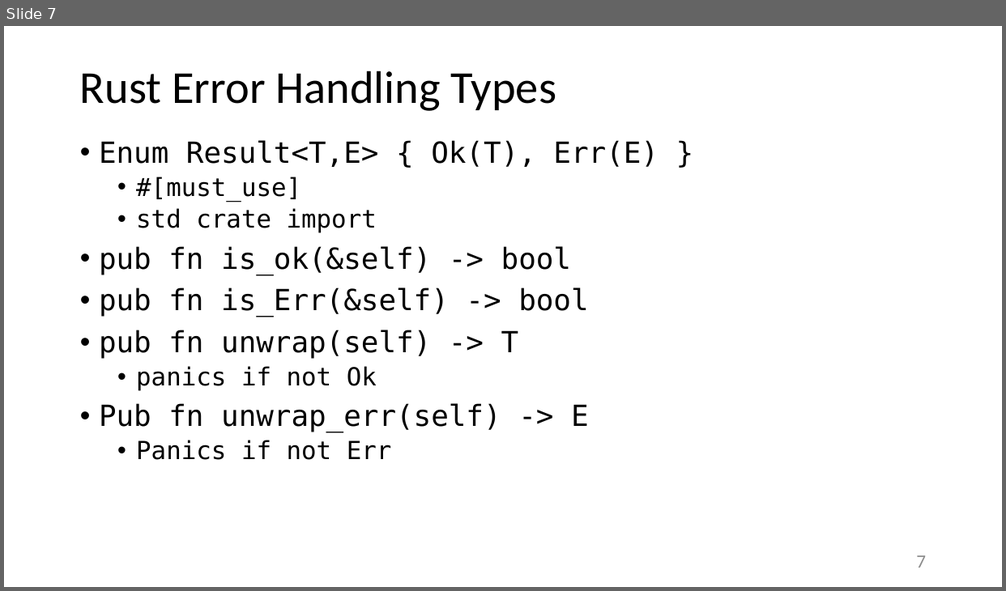
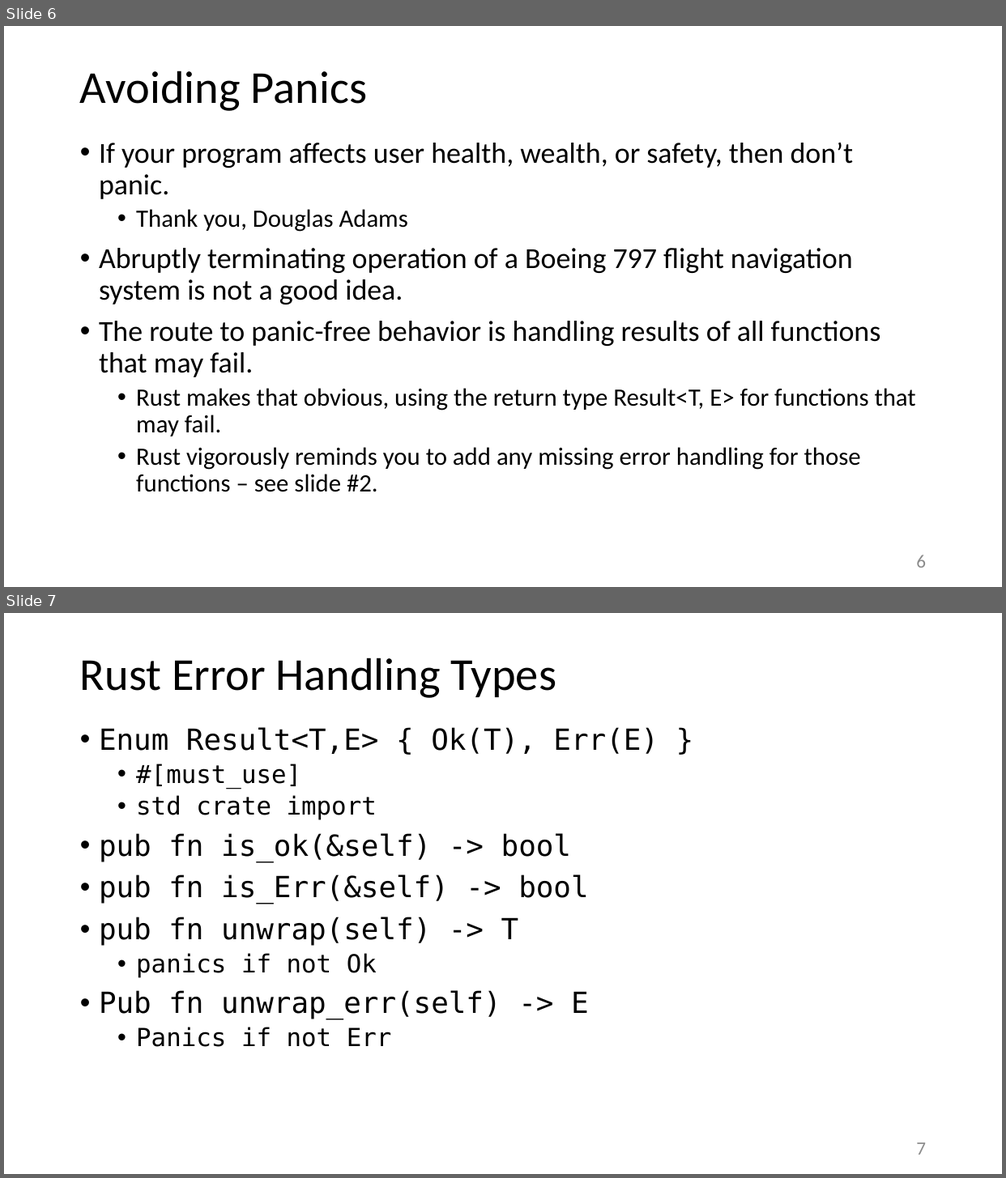
Before and after one commit to JimFawcett/JimFawcett.github.io, a slide deck: Resources/RustErrorHandling.pptx. Shown one above the other, each under a label of ours: slide 7 before the commit, slides 6 and 7 after it. The pictures are 1006x591 and 1006x1178 pixels, drawn with LibreOffice and Linux fonts; fonts in the diff are those of the drawing. Boxes give left, top, right and bottom in pixels: in the first picture for what was removed or moved away, otherwise in the second. Text is boxed around its words. In the diff, an @@ line names an element or a change of style, - is before the commit and + after.

```diff
--- a/Resources/RustErrorHandling.pptx
+++ b/Resources/RustErrorHandling.pptx
@@ slide 6 added at (x1=4, y1=26, x2=1002, y2=587), background #FFFFFF @@
@@ title added at (x1=80, y1=71, x2=368, y2=111), 44 pt, text #000000 @@
+Avoiding Panics
@@ text added at (x1=99, y1=143, x2=916, y2=493), 28 pt, text #000000 @@
+• If your program affects user health, wealth, or safety, then don’t panic.
+  • Thank you, Douglas Adams
+• Abruptly terminating operation of a Boeing 797 flight navigation system is not a good idea.
+• The route to panic-free behavior is handling results of all functions that may fail.
+  • Rust makes that obvious, using the return type Result<T, E> for functions that may fail.
+  • Rust vigorously reminds you to add any missing error handling for those functions – see slide #2.
@@ page number added at (x1=916, y1=555, x2=926, y2=568), 18 pt, text #8C8C8C @@
+6
```
Also in this commit, not shown: 5 slides changed, 4 other slides added, 1 other file.
